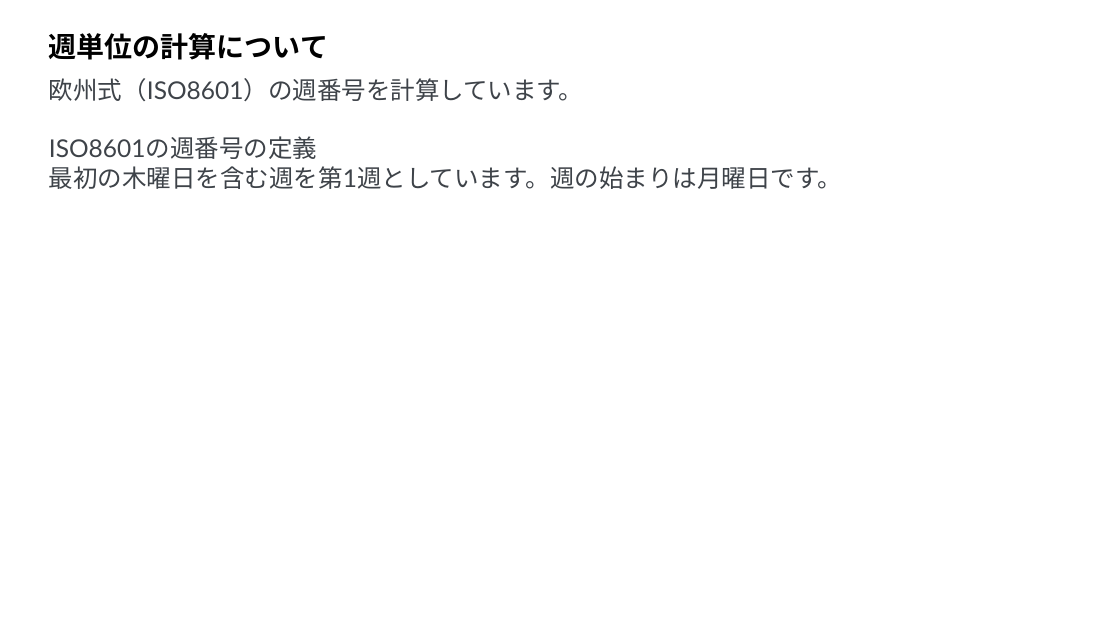
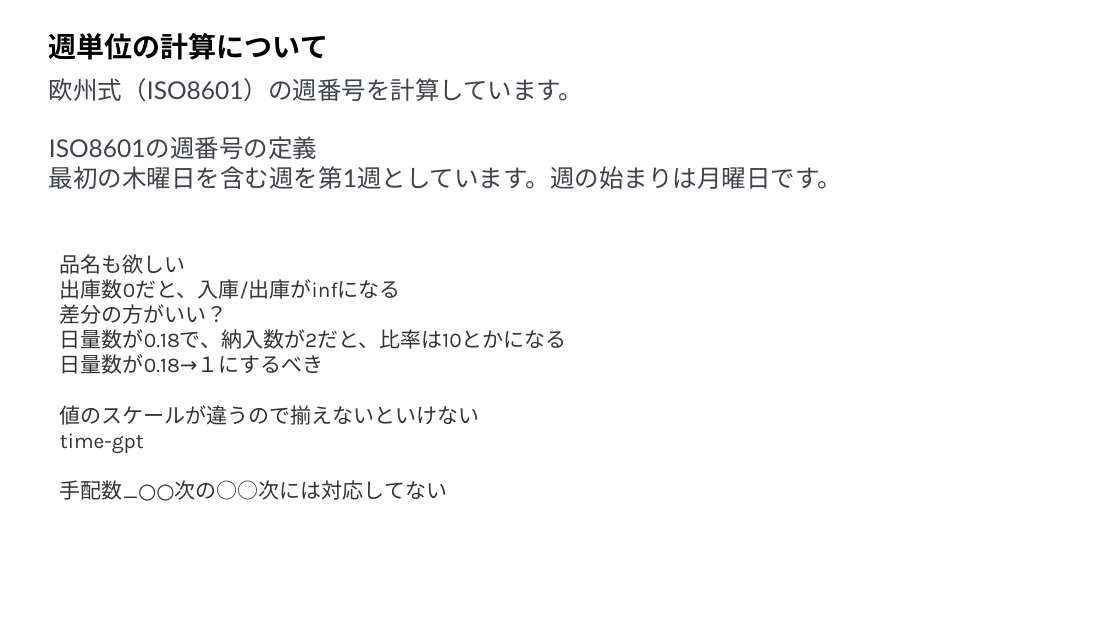
Before and after one commit to chachaokayu/sample, a slide deck: slide 12 of kari/マニュアルver3.pptx. Drawn at 1120x630 pixels with LibreOffice and Linux fonts; fonts in the diff are those of the drawing; background and template pictures are left out. Boxes give left, top, right and bottom in pixels: in the first picture for what was removed or moved away, otherwise in the second. Text is boxed around its words. In the diff, an @@ line names an element or a change of style, - is before the commit and + after.

```diff
--- a/kari/マニュアルver3.pptx
+++ b/kari/マニュアルver3.pptx
@@ text added at (60, 254, 567, 501), 18 pt, text #333333 @@
+品名も欲しい
+出庫数0だと、入庫/出庫がinfになる
+差分の方がいい？
+日量数が0.18で、納入数が2だと、比率は10とかになる
+日量数が0.18→１にするべき
+値のスケールが違うので揃えないといけない
+time-gpt
+手配数_○○次の○○次には対応してない
```
Also in this commit, not shown: 1 other file.
